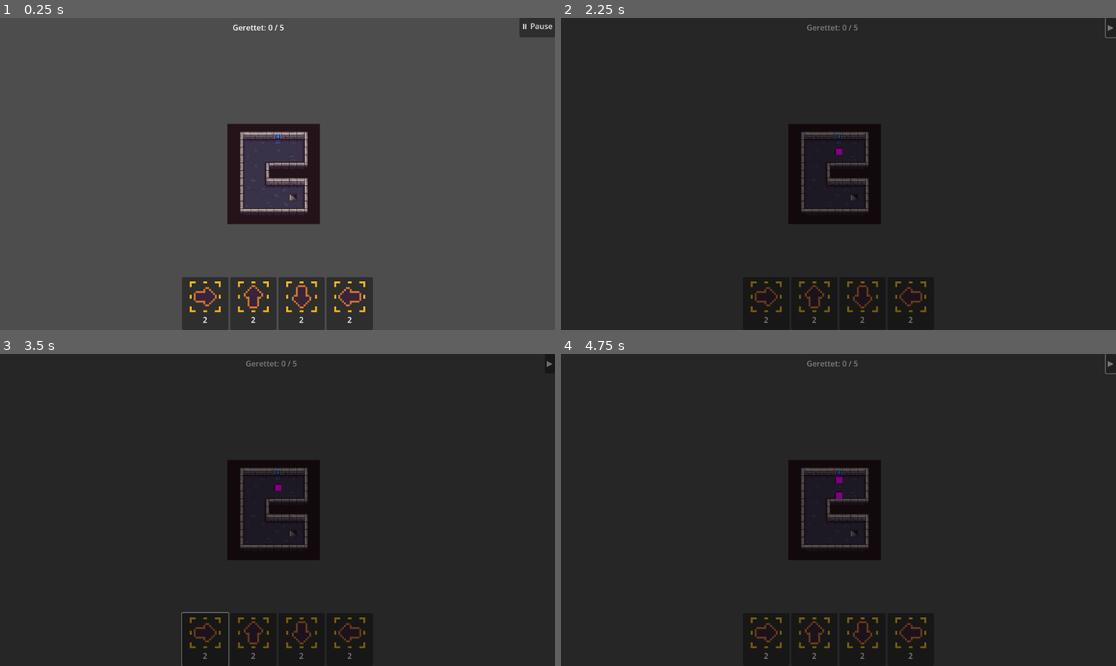
Above: before the commit, frames 1-4 (two rows, left to right).
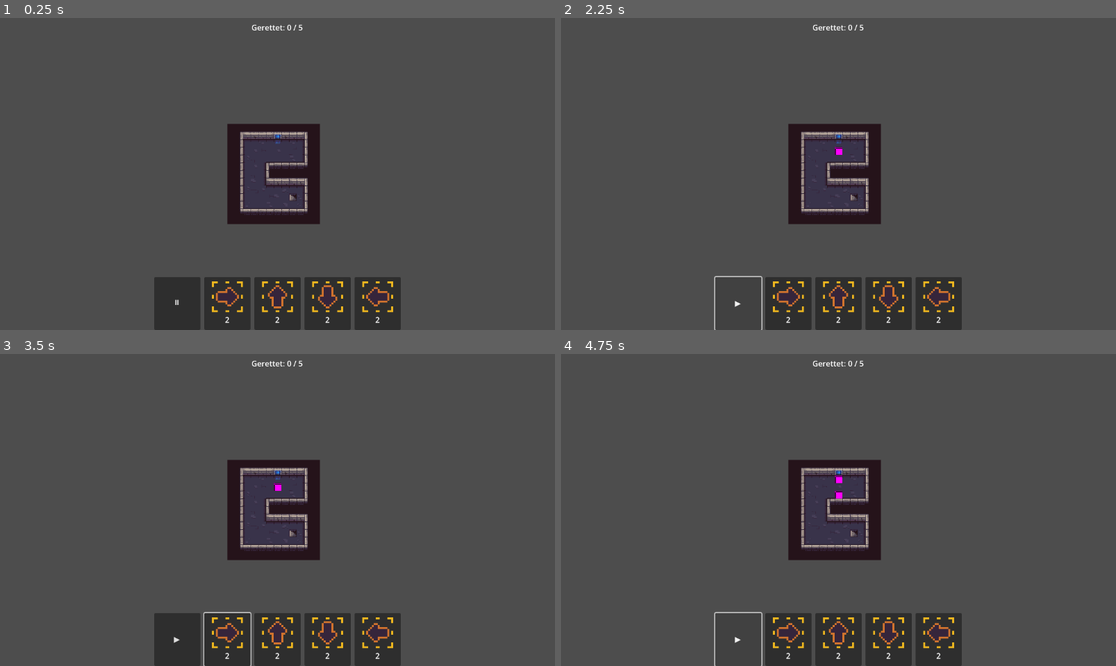
Above: after the commit, the same moments.

Repository: nico-hahn/freezelings
Game: Godot game, scene res://scenes/game/game.tscn
Two runs of this game, one before a commit and one after it. Both use one fixed random seed, a clock stepped at 60 frames per second and the inputs below.
Inputs (mouse positions are in pixels of both pictures, inside the frame that each line leads up to):
- Up to frame 1 (0.25 s): no input
- Up to frame 2 (2.25 s): click "⏸ Pause" (after the commit: "⏸") at 0.5 s; click "▶" at 1.25 s; click "⏸" at 2 s
- Up to frame 3 (3.5 s): click (205, 641) at 2.77 s
- Up to frame 4 (4.75 s): click "▶" at 3.5 s; click "⏸" at 4.25 s

The runs differ from the first frame. In frame 1, 3.7% of the frame differs, in the area x 27-100%, y 0-100%; in frame 2, 93%; in frame 3, 92%; in frame 4, 93%, in the area x 0-100%, y 0-100%.

Commit message:
move pause button

Diff:
--- a/scenes/ui/hud.tscn
+++ b/scenes/ui/hud.tscn
@@ -19,26 +19,25 @@
 text = "Gerettet: 0 / 0"
 horizontal_alignment = 1
 
-[node name="PauseButton" type="Button" parent="TopBar"]
-layout_mode = 2
-text = "⏸ Pause"
-
-[node name="InventoryPanel" type="HBoxContainer" parent="."]
-anchors_preset = 7
+[node name="BottomBar" type="HBoxContainer" parent="."]
+anchor_left = 0.0
 anchor_top = 1.0
 anchor_right = 1.0
 anchor_bottom = 1.0
 offset_top = -110.0
+offset_bottom = 0.0
 grow_horizontal = 2
 grow_vertical = 0
 alignment = 1
+theme_override_constants/separation = 8
 
-[node name="PauseOverlay" type="ColorRect" parent="."]
-anchors_preset = 15
-anchor_right = 1.0
-anchor_bottom = 1.0
-grow_horizontal = 2
-grow_vertical = 2
-color = Color(0, 0, 0, 0.5)
-mouse_filter = 2
-visible = false
+[node name="PauseButton" type="Button" parent="BottomBar"]
+layout_mode = 2
+custom_minimum_size = Vector2(96, 96)
+text = "⏸"
+
+[node name="InventoryPanel" type="HBoxContainer" parent="BottomBar"]
+layout_mode = 2
+size_flags_vertical = 3
+alignment = 1
+theme_override_constants/separation = 8
--- a/scripts/ui/hud.gd
+++ b/scripts/ui/hud.gd
@@ -16,9 +16,8 @@
 
 # Node-Referenzen (im Editor über @ oder $-Pfade setzen)
 @onready var _saved_label: Label = $TopBar/SavedLabel
-@onready var _pause_button: Button = $TopBar/PauseButton
-@onready var _inventory_panel: HBoxContainer = $InventoryPanel
-@onready var _pause_overlay: ColorRect = $PauseOverlay
+@onready var _pause_button: Button = $BottomBar/PauseButton
+@onready var _inventory_panel: HBoxContainer = $BottomBar/InventoryPanel
 
 ## Aktuell ausgewählter Objekt-Typ (wird auch im game.gd benötigt)
 var selected_object_type: String = ""
@@ -29,7 +28,6 @@
 
 func _ready() -> void:
 	_pause_button.pressed.connect(_on_pause_button_pressed)
-	_pause_overlay.visible = false
 
 	# Auf GameManager-Signale hören
 	GameManager.lemming_counts_changed.connect(_on_lemming_counts_changed)
@@ -80,9 +78,8 @@
 			break
 
 
-## Zeigt oder versteckt das Pause-Overlay.
+## Aktualisiert den Pause-Button-Text je nach Zustand.
 func set_paused(paused: bool) -> void:
-	_pause_overlay.visible = paused
 	_pause_button.text = "▶" if paused else "⏸"
 
 
